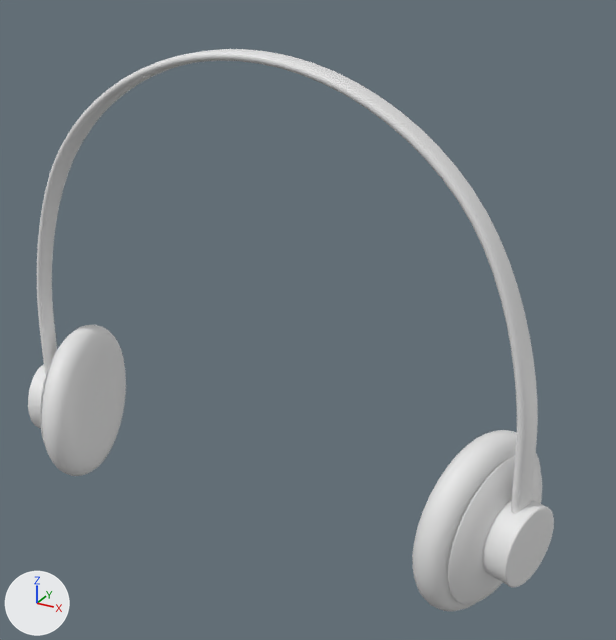
One commit to the OBJ model public/products/headphones/maxwell/model.obj: the scene before it, then after it.
One viewpoint serves both versions: a camera (50 mm lens) standing at (16.1, -16.0, 20.9) and looking at (1.1, 11.3, 7.2). Lighting does not change. The marker at lower left points along +X, +Y and +Z. Where no turn or scale is listed for an object, it has been applied to the vertices. Vertices at the same position are counted once.

Objects in the first picture: 'model'.
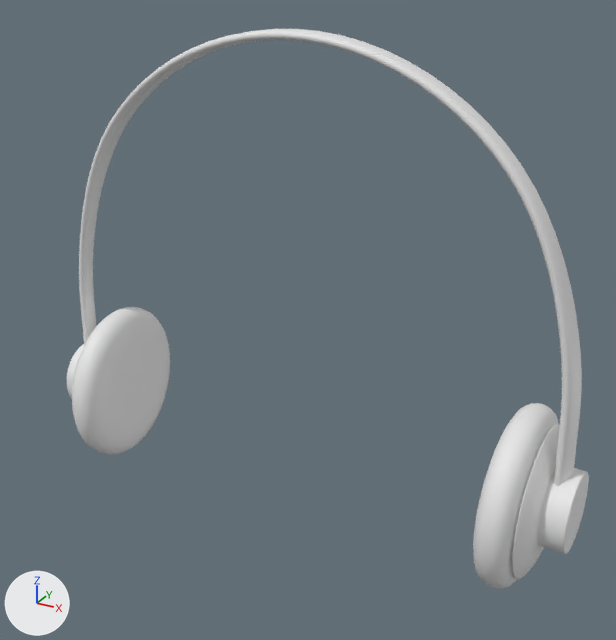
The change, as a list of edits to the scene's bpy script:
```text
Change me_model:
    where me_model.from_pydata(...)  # 4528 vertices, 4504 faces; spans x -11.7..11.7, y 5.9..12.5, z -1.6..17.7
    used by ob_model
    me_model part 1: the loose piece of 1140 vertices spanning x -11.0..11.0, y 8.2..9.3, z 3.1..17.7 is scaled about its middle by 1.07, then moved by (0.0, 3.3, -0.1)
    me_model part 2: the loose piece of 1694 vertices spanning x 7.9..11.7, y 5.9..12.5, z -1.6..5.3 is turned 14.7 degrees about the z axis through its middle and scaled by 1.07, then moved by (0.6, 3.3, -0.6)
    me_model part 3: the loose piece of 1694 vertices spanning x -11.7..-7.9, y 5.9..12.5, z -1.6..5.3 is turned -10.6 degrees about the z axis through its middle and scaled by 1.07, then moved by (-0.6, 3.3, -0.6)
```

Location of each change, (x1, y1, x2, y2) in pixels of the pictures (616 x 640 px; the box of a moved part takes in the faces that stretch with it):
'model', reshaped: before (28, 49, 554, 612); after (67, 29, 589, 589)
part 1 of me_model, moved or reshaped: before (37, 49, 538, 514); after (79, 29, 582, 486)
part 2 of me_model, moved or reshaped: before (412, 430, 554, 612); after (473, 403, 589, 589)
part 3 of me_model, moved or reshaped: before (28, 325, 126, 476); after (67, 307, 170, 455)
